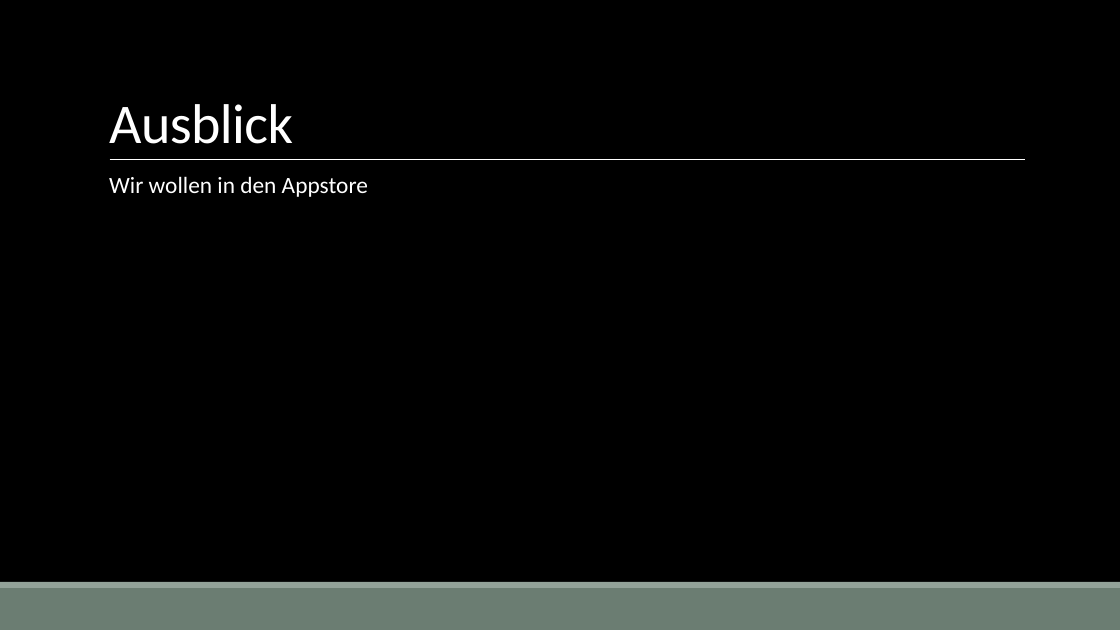
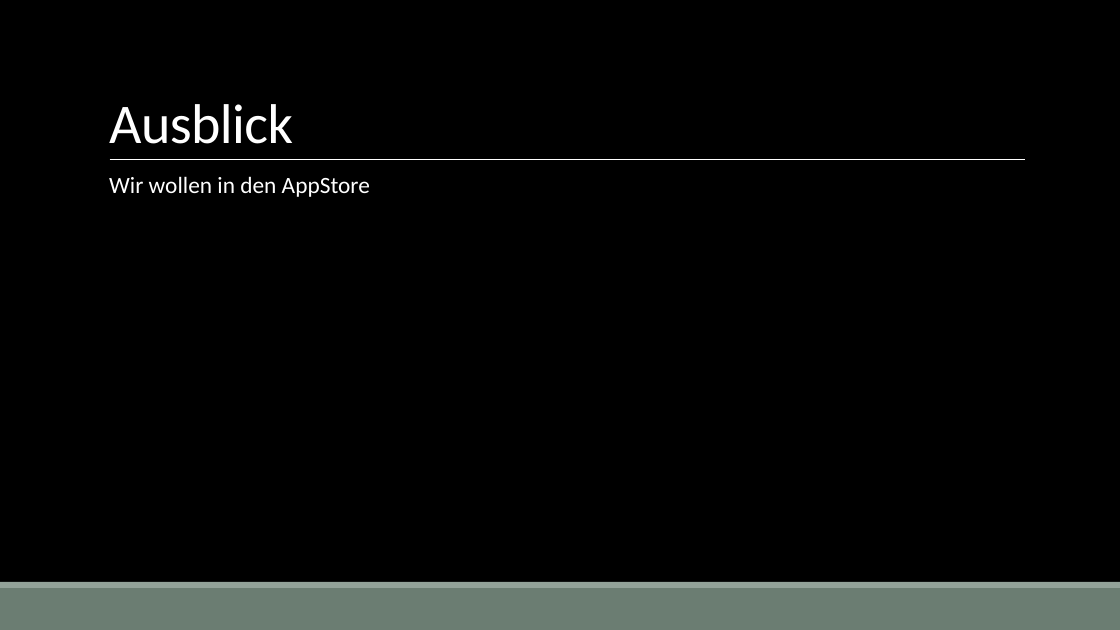
Before and after one commit to BeerBuddy/Mobis, a slide deck: slide 11 of Dokumente/Präsentation Final.pptx (slide 9 before the commit). Drawn at 1120x630 pixels with LibreOffice and Linux fonts; fonts in the diff are those of the drawing; background and template pictures are left out. Boxes give left, top, right and bottom in pixels: in the first picture for what was removed or moved away, otherwise in the second. Text is boxed around its words. In the diff, an @@ line names an element or a change of style, - is before the commit and + after.

```diff
--- a/Dokumente/Präsentation Final.pptx
+++ b/Dokumente/Präsentation Final.pptx
@@ text at (109,176,370,197): text changed @@
-  Wir wollen in den Appstore
+  Wir wollen in den AppStore
```
Also in this commit, not shown: 4 other slides changed, 2 slides added.
